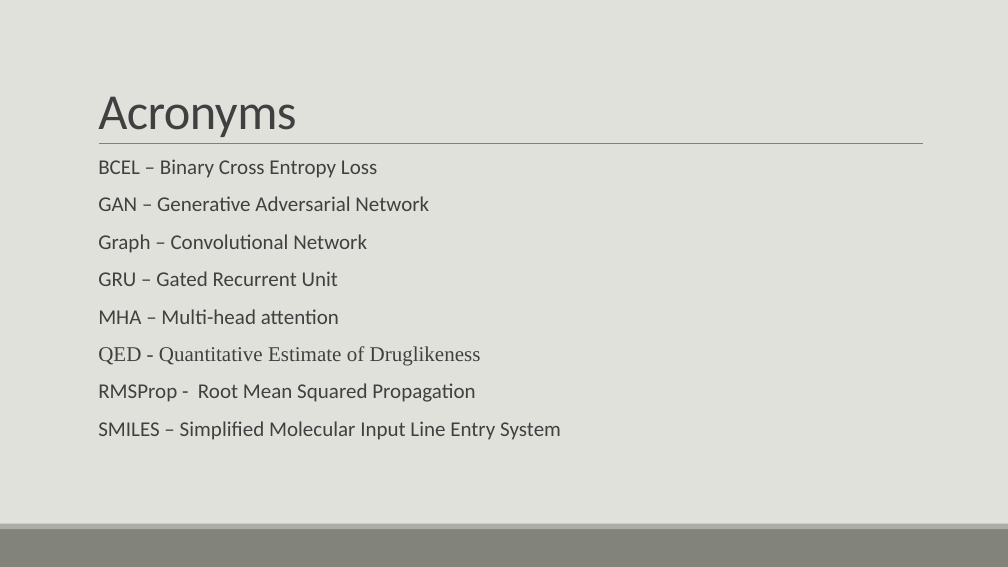
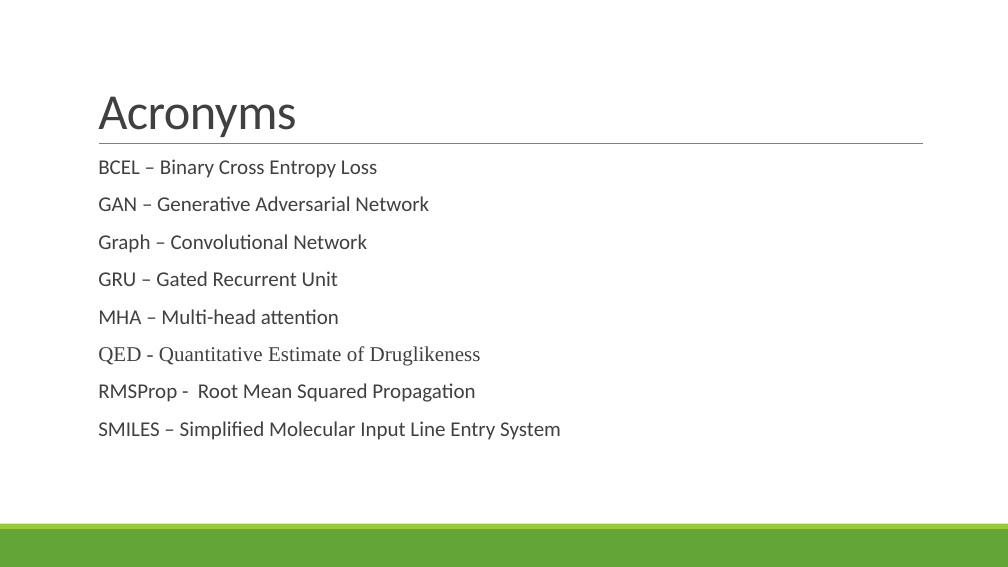
Before and after one commit to vanthony715/SMGAN, a slide deck: slide 3 of SMGAN.pptx. Drawn at 1008x567 pixels with LibreOffice and Linux fonts; fonts in the diff are those of the drawing. Boxes give left, top, right and bottom in pixels: in the first picture for what was removed or moved away, otherwise in the second. Text is boxed around its words. In the diff, an @@ line names an element or a change of style, - is before the commit and + after.

```diff
--- a/SMGAN.pptx
+++ b/SMGAN.pptx
@@ background #E1E1DB to #FFFFFF @@
@@ text "BCEL – Binary Cross Entropy ..." at (x1=98, y1=159, x2=561, y2=440): bullet colour #9DBFBE to #99CB38 @@
@@ rectangle at (x1=0, y1=529, x2=1008, y2=567): fill #82847C to #63A537 @@
@@ rectangle at (x1=0, y1=524, x2=1008, y2=529): fill #ACADA8 to #99CB38 @@
```
Also in this commit, not shown: 11 other slides changed, 6 slides added, 4 slides removed, 5 other files.
